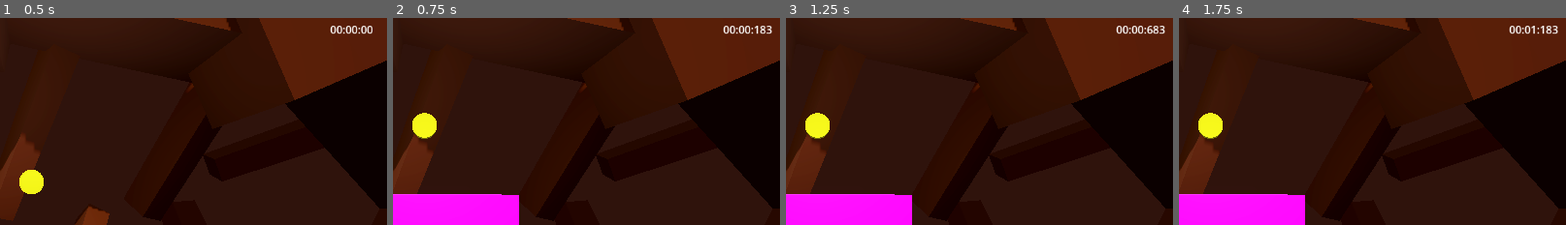
Above: before the commit, frames 1-4 (left to right).
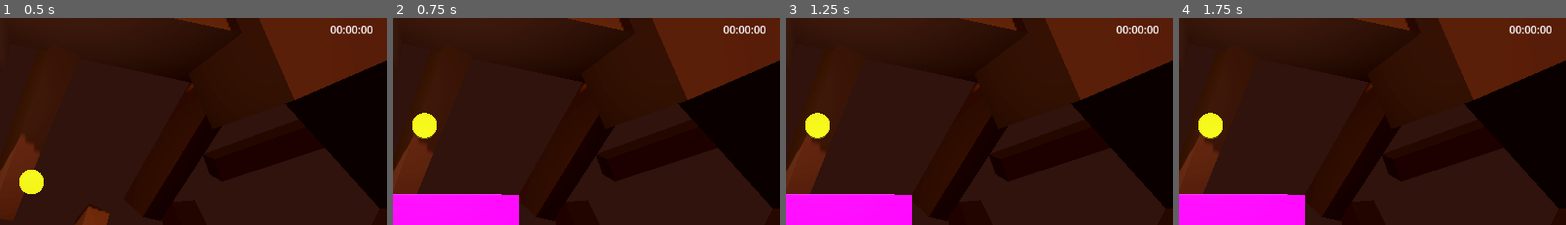
Above: after the commit, the same moments.

Repository: peschaefer/ProjectBoost
Game: Godot game, scene res://Scenes/Levels/Level_1.tscn
Two runs of this game, one before a commit and one after it. Both use one fixed random seed, a clock stepped at 60 frames per second and the inputs below.
Inputs:
- Up to frame 1 (0.5 s): no input
- Up to frame 2 (0.75 s): tap Enter (next-level) at 0.5 s; hold D (lean-right) from 0.53 s (still down); hold W (boost) from 0.53 s (still down)
- Up to frame 3 (1.25 s): keep holding D (lean-right); keep holding W (boost); tap Space (uumph) at 0.8 s
- Up to frame 4 (1.75 s): release D (lean-right) at 1.28 s; release W (boost) at 1.28 s; hold A (lean-left) from 1.28 s (still down); tap Space (uumph) at 1.35 s; tap W (boost) at 1.55 s
The pictures show only the part of the screen within x 46-96%, y 10-60%; the shares and areas given below are measured in that part.

Frame 1 is identical in both runs. In frame 2, 0.1% of the frame differs, in the area x 93-98%, y 3-8%; in frame 3, 0.1%; in frame 4, 0.2%, in the area x 90-98%, y 3-8%.

Commit message:
Add State Machine to handle player ready, disable, and enable states

Diff:
--- a/Scenes/Scripts/game.gd
+++ b/Scenes/Scripts/game.gd
@@ -4,7 +4,7 @@
 @onready var coin_display: RichTextLabel = $UI/CoinDisplay
 @onready var time_display: RichTextLabel = $UI/TimeDisplay
 @onready var highscore_display: RichTextLabel = $UI/HighscoreDisplay
-@onready var player: RigidBody3D = $Player
+@onready var player: PlayerController = $Player
 @onready var highscore_handler = preload("res://Scenes//Scripts//high_score_handler.gd").new()
 var landing_pad
 var current_level
@@ -32,9 +32,9 @@
 	player.connect("liftoff", _on_lift_off)
 
 # Called every frame. 'delta' is the elapsed time since the previous frame.
-func _process(delta: float) -> void:
+func _process(_delta: float) -> void:
 	if(timer_running):
-		time_in_milliseconds += delta * 1000
+		time_in_milliseconds += _delta * 1000
 		update_time_display()
 	if Input.is_action_just_pressed("next-level"):
 		LevelHandler.next_level()
@@ -42,6 +42,8 @@
 		LevelHandler.previous_level()
 
 func _on_collect_coin(coin_id: int):
+	if(player.state_machine.current_state.get_state_name() == "PlayerReadyState"):
+		return
 	coins_collected+=1
 	update_coin_count()
 	collect_audio.play()
@@ -77,22 +79,14 @@
 	var launch_pad = get_tree().get_first_node_in_group("LaunchPad")
 	if !launch_pad:
 		return
-	disable_player()
 	var spawn_point = launch_pad.get_node_or_null("SpawnPoint")
 	if spawn_point:
 		player.global_transform.origin = spawn_point.global_transform.origin
 		player.transform.basis = spawn_point.global_transform.basis
-	enable_player()
 	reset_coins()
-
-func disable_player():
-	player.disabled = true
-
-func enable_player():
-	player.disabled = false
+	player.reset()
 
 func _on_crash():
-	disable_player()
 	stop_timer()
 	var tween: Tween = create_tween()
 	tween.tween_interval(2.5)
@@ -101,7 +95,6 @@
 	)
 
 func _on_level_completed():
-	disable_player()
 	update_highscores()
 	stop_timer()
 	var tween: Tween = create_tween()
--- a/Scenes/Scripts/player.gd
+++ /dev/null
@@ -1,105 +0,0 @@
-extends RigidBody3D
-
-#export makes value available in inspector
-
-## How much vertical force is applied when moving.
-@export_range(750,2000) var thrust: float = 1000.0
-## How much torque is applied when rotating.
-@export var torque_thrust: float = 100.0
-@export var disabled = false
-@export var can_boost = true
-#this can be achieved by holding control and dragging the element in from the scene viewer on the left
-@onready var explosion_audio: AudioStreamPlayer = $ExplosionAudio
-@onready var success_audio: AudioStreamPlayer = $SuccessAudio
-@onready var rocket_audio: AudioStreamPlayer3D = $RocketAudio
-@onready var booster_particles: GPUParticles3D = $BoosterParticles
-@onready var left_booster_particles: GPUParticles3D = $LeftBoosterParticles
-@onready var right_booster_particles: GPUParticles3D = $RightBoosterParticles
-@onready var success_particles: GPUParticles3D = $SuccessParticles
-@onready var explosion_particles: GPUParticles3D = $ExplosionParticles
-
-signal level_completed
-signal crashed
-signal liftoff
-
-var flying:bool = false
-
-var is_transitioning: bool = false
-
-func _ready() -> void:
-	pass
-
-func _process(delta: float) -> void:
-	if disabled:
-		return
-	if !(Input.is_action_pressed("boost") || Input.is_action_pressed("lean-left") || Input.is_action_pressed("lean-right")):
-		rocket_audio.stop()
-	if Input.is_action_pressed("boost"):
-		signal_takeoff()
-		apply_central_force(basis.y * delta * thrust)
-		booster_particles.emitting = true
-		if !rocket_audio.playing:
-			rocket_audio.play()
-	else:
-		booster_particles.emitting = false
-	#if Input.is_action_just_pressed("uumph"):
-		#apply_central_force(basis.y * delta * thrust * 35)
-	if Input.is_action_pressed("lean-left"):
-		signal_takeoff()
-		apply_torque(Vector3(0.0, 0.0, torque_thrust * delta))
-		right_booster_particles.emitting = true
-		if !rocket_audio.playing:
-			rocket_audio.play()
-	else:
-		right_booster_particles.emitting = false
-	if Input.is_action_pressed("lean-right"):
-		signal_takeoff()
-		apply_torque(Vector3(0.0, 0.0, torque_thrust * -delta))
-		left_booster_particles.emitting = true
-		if !rocket_audio.playing:
-			rocket_audio.play()
-	else:
-		left_booster_particles.emitting = false
-
-
-func _on_body_entered(body: Node) -> void:
-	if is_transitioning == false && disabled == false:
-		if "Goal" in body.get_groups():
-			complete_level()
-		if "Hazard" in body.get_groups():
-			crash_sequence()
-
-func crash_sequence() -> void:
-	if disabled:
-		return
-	explosion_particles.emitting = true
-	explosion_audio.play()
-	stop_boosters()
-	crashed.emit()
-	flying = false
-	#is_transitioning = true
-	#set_process(false)
-	#var tween: Tween = create_tween()
-	#tween.tween_interval(2.5)
-	#tween.tween_callback(get_tree().reload_current_scene)
-
-func complete_level() -> void:
-	if disabled:
-		return
-	success_audio.play()
-	stop_boosters()
-	success_particles.emitting = true
-	#emit level complete and the game can handle what that means
-	level_completed.emit()
-
-func stop_boosters():
-	rocket_audio.stop()
-	booster_particles.emitting = false
-	left_booster_particles.emitting = false
-	right_booster_particles.emitting = false
-
-func signal_takeoff():
-	if flying:
-		return
-	flying = true
-	liftoff.emit()
--- a/Scenes/player.tscn
+++ b/Scenes/player.tscn
@@ -1,6 +1,6 @@
-[gd_scene load_steps=19 format=3 uid="uid://bpkbobw4hnfah"]
+[gd_scene load_steps=20 format=3 uid="uid://bpkbobw4hnfah"]
 
-[ext_resource type="Script" path="res://Scenes/Scripts/player.gd" id="1_ov0pf"]
+[ext_resource type="Script" path="res://player_controller.gd" id="1_dx5c8"]
 [ext_resource type="AudioStream" uid="uid://0sr6e5t28lxe" path="res://Audio/SFX - Death Explosion.ogg" id="2_unccd"]
 [ext_resource type="AudioStream" uid="uid://n10dl0mkrvvy" path="res://Audio/SFX - Success.ogg" id="3_pgsmq"]
 [ext_resource type="AudioStream" uid="uid://cpbrvpq2nh37v" path="res://Audio/SFX - Main engine thrust.ogg" id="4_67b7n"]
@@ -9,6 +9,7 @@
 [ext_resource type="PackedScene" uid="uid://jfwajmrh6ca7" path="res://Particles/success_particles.tscn" id="7_eap05"]
 [ext_resource type="Material" uid="uid://vhlmiti1hiom" path="res://Materials/red.tres" id="8_hfxg4"]
 [ext_resource type="Material" uid="uid://b3t604rdu7y10" path="res://Materials/dark_grey.tres" id="9_dyvce"]
+[ext_resource type="Script" path="res://state_machine.gd" id="10_fej7o"]
 
 [sub_resource type="CapsuleMesh" id="CapsuleMesh_a7mpl"]
 lightmap_size_hint = Vector2i(11, 12)
@@ -55,7 +56,7 @@
 max_contacts_reported = 10
 linear_damp = 1.0
 angular_damp = 3.0
-script = ExtResource("1_ov0pf")
+script = ExtResource("1_dx5c8")
 
 [node name="RocketBody" type="MeshInstance3D" parent="."]
 transform = Transform3D(1.00188, 0, 0, 0, 1.00188, 0, 0, 0, 1.00188, 0, 0.0141262, 0)
@@ -180,4 +181,7 @@
 depth = 0.75
 polygon = PackedVector2Array(-0.50285, -0.591072, -0.298472, -0.274616, 0.301475, -0.281209, 0.501457, -0.595467)
 
+[node name="StateMachine" type="Node3D" parent="."]
+script = ExtResource("10_fej7o")
+
 [connection signal="body_entered" from="." to="." method="_on_body_entered"]
--- /dev/null
+++ b/player_controller.gd
@@ -0,0 +1,63 @@
+class_name PlayerController extends RigidBody3D
+
+@onready var explosion_audio: AudioStreamPlayer = $ExplosionAudio
+@onready var success_audio: AudioStreamPlayer = $SuccessAudio
+@onready var rocket_audio: AudioStreamPlayer3D = $RocketAudio
+@onready var booster_particles: GPUParticles3D = $BoosterParticles
+@onready var left_booster_particles: GPUParticles3D = $LeftBoosterParticles
+@onready var right_booster_particles: GPUParticles3D = $RightBoosterParticles
+@onready var success_particles: GPUParticles3D = $SuccessParticles
+@onready var explosion_particles: GPUParticles3D = $ExplosionParticles
+@onready var state_machine: StateMachine = $StateMachine
+
+## How much vertical force is applied when moving.
+@export_range(750,2000) var thrust: float = 1000.0
+## How much torque is applied when rotating.
+@export var torque_thrust: float = 100.0
+
+signal level_completed
+signal crashed
+signal liftoff
+
+func _ready() -> void:
+	var states: Array[State] = [PlayerReadyState.new(self), PlayerDisabledState.new(self), PlayerEnabledState.new(self)]
+	state_machine.start_machine(states)
+
+func _on_body_entered(body: Node) -> void:
+	if state_machine.current_state.get_state_name() == "PlayerEnabledState":
+		if "Goal" in body.get_groups():
+			complete_level()
+		if "Hazard" in body.get_groups():
+			crash_sequence()
+
+func crash_sequence() -> void:
+	if(state_machine.current_state.get_state_name() != "PlayerEnabledState"):
+		return
+	explosion_particles.emitting = true
+	explosion_audio.play()
+	stop_boosters()
+	crashed.emit()
+	state_machine.transition("PlayerDisabledState")
+
+func complete_level() -> void:
+	if state_machine.current_state.get_state_name() == "PlayerDisabledState":
+		return
+	state_machine.transition("PlayerDisabledState")
+	success_audio.play()
+	stop_boosters()
+	success_particles.emitting = true
+	#emit level complete and the game can handle what that means
+	level_completed.emit()
+
+func stop_boosters():
+	rocket_audio.stop()
+	booster_particles.emitting = false
+	left_booster_particles.emitting = false
+	right_booster_particles.emitting = false
+
+func signal_takeoff():
+	liftoff.emit()
+	state_machine.transition("PlayerEnabledState")
+
+func reset():
+	state_machine.transition("PlayerEnabledState")
--- /dev/null
+++ b/player_disabled_state.gd
@@ -0,0 +1,9 @@
+class_name PlayerDisabledState extends PlayerState
+
+static var state_name = "PlayerDisabledState"
+
+func get_state_name() -> String:
+	return state_name
+
+func process(_delta):
+	pass
--- /dev/null
+++ b/player_enabled_state.gd
@@ -0,0 +1,33 @@
+class_name PlayerEnabledState extends PlayerState
+
+static var state_name = "PlayerEnabledState"
+
+func get_state_name() -> String:
+	return state_name
+
+func process(delta: float) -> void:
+	if !(Input.is_action_pressed("boost") || Input.is_action_pressed("lean-left") || Input.is_action_pressed("lean-right")):
+		rocket_audio.stop()
+	if Input.is_action_pressed("boost"):
+		player.apply_central_force(player.basis.y * delta * player.thrust)
+		booster_particles.emitting = true
+		if !rocket_audio.playing:
+			rocket_audio.play()
+	else:
+		booster_particles.emitting = false
+	#if Input.is_action_just_pressed("uumph"):
+		#apply_central_force(basis.y * delta * thrust * 35)
+	if Input.is_action_pressed("lean-left"):
+		player.apply_torque(Vector3(0.0, 0.0, player.torque_thrust * delta))
+		right_booster_particles.emitting = true
+		if !rocket_audio.playing:
+			rocket_audio.play()
+	else:
+		right_booster_particles.emitting = false
+	if Input.is_action_pressed("lean-right"):
+		player.apply_torque(Vector3(0.0, 0.0, player.torque_thrust * -delta))
+		left_booster_particles.emitting = true
+		if !rocket_audio.playing:
+			rocket_audio.play()
+	else:
+		left_booster_particles.emitting = false
--- /dev/null
+++ b/player_ready_state.gd
@@ -0,0 +1,13 @@
+class_name PlayerReadyState extends PlayerState
+
+static var state_name = "PlayerReadyState"
+
+func get_state_name() -> String:
+	return state_name
+
+func process(_delta):
+	if Input.is_action_just_pressed("boost") || Input.is_action_just_pressed("lean-left") || Input.is_action_just_pressed("lean-right"):
+		signal_takeoff()
+
+func signal_takeoff():
+	player.signal_takeoff()
--- /dev/null
+++ b/player_state.gd
@@ -0,0 +1,22 @@
+class_name PlayerState extends State
+
+var player: PlayerController
+var explosion_audio: AudioStreamPlayer
+var success_audio: AudioStreamPlayer
+var rocket_audio: AudioStreamPlayer3D
+var booster_particles: GPUParticles3D
+var left_booster_particles: GPUParticles3D
+var right_booster_particles: GPUParticles3D
+var success_particles: GPUParticles3D
+var explosion_particles: GPUParticles3D
+
+func _init(player_controller: PlayerController) -> void:
+	player = player_controller
+	explosion_audio = player.explosion_audio
+	success_audio = player.success_audio
+	rocket_audio = player.rocket_audio
+	booster_particles = player.booster_particles
+	left_booster_particles = player.left_booster_particles
+	right_booster_particles = player.right_booster_particles
+	success_particles = player.success_particles
+	explosion_particles = player.explosion_particles
--- /dev/null
+++ b/state.gd
@@ -0,0 +1,19 @@
+class_name State
+
+func enter() -> void:
+	#called when this state is entered
+	pass
+
+func exit() -> void:
+	#called when this state is exited
+	pass
+
+func process(_delta: float) -> void:
+	pass
+
+func physics_process(_delta: float) -> void:
+	pass
+
+func get_state_name() -> String:
+	push_error("The 'get_state_name()' method was not overwritten.")
+	return ""
--- /dev/null
+++ b/state_machine.gd
@@ -0,0 +1,28 @@
+class_name StateMachine extends Node
+
+var current_state: State
+var states: Dictionary = {}
+
+func start_machine(init_states: Array[State]) -> void:
+	for state in init_states:
+		states[state.get_state_name()] = state
+	current_state = init_states[0]
+	current_state.enter()
+
+func _process(delta: float) -> void:
+	current_state.process(delta)
+
+func _physics_process(delta: float) -> void:
+	current_state.physics_process(delta)
+
+func transition(target_state: String):
+	var new_state = states.get(target_state)
+	if new_state == null:
+		push_error("An attempt has been made to transition to a non-existent state: %s" % target_state)
+		return
+	elif current_state.get_state_name() == target_state:
+		push_warning("An attempt has been made to transition to the same state: %s" % target_state)
+	else:
+		current_state.exit()
+		current_state = new_state
+		current_state.enter()
Binary file removed: ProjectBoost.apple-touch-icon.png
Not shown, removed: ProjectBoost.apple-touch-icon.png.import
Not shown, changed: ProjectBoost.exe
Not shown, changed: ProjectBoost.zip
